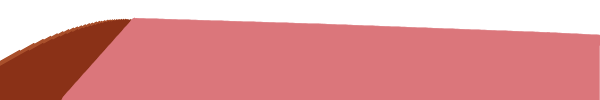
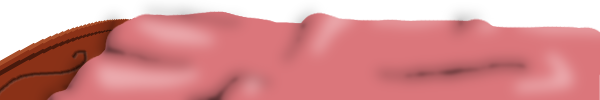
Revision of a layered 600px x 100px image; what changed, layer by layer:
added group "duvet" with 6 layers above "Layer #5" over (28, 0, 600, 100)
added layer "Layer #10" (soft light) in group "duvet" over (81, 0, 600, 100)
added layer "Layer #8" (multiply, 42%) in group "duvet" over (28, 0, 544, 100)
added layer "Layer #9" (multiply, 42%) in group "duvet" over (44, 10, 530, 100)
added layer "Layer copy" in group "duvet" over (46, 11, 600, 100)
moved "Layer" into group "duvet" over (61, 17, 600, 100)
added layer "Layer #5" (multiply, 28%) above "Layer #6" over (0, 49, 87, 92)
added layer "Layer #6" (lighten, 19%) above "Layer #4" over (0, 51, 89, 97)
added layer "Layer #4" (multiply, 43%) above "Layer #3" over (0, 50, 88, 94)
added layer "Layer #3" (multiply, 48%) above "Layer #2" over (0, 27, 128, 76)
